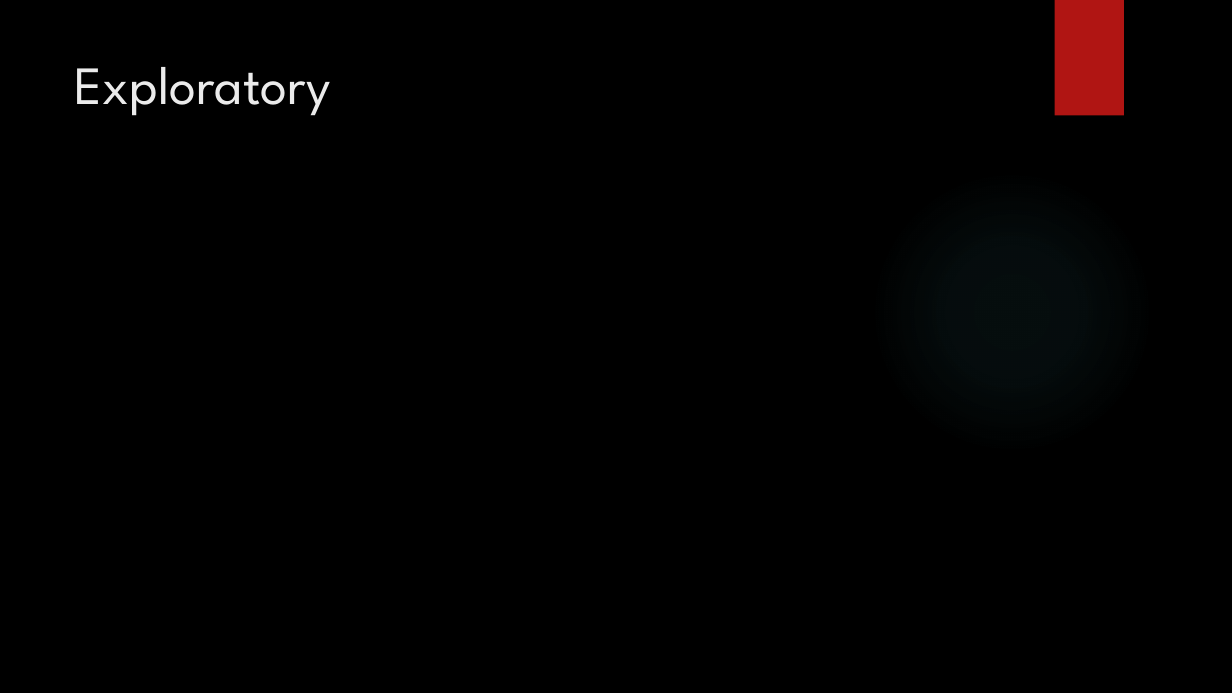
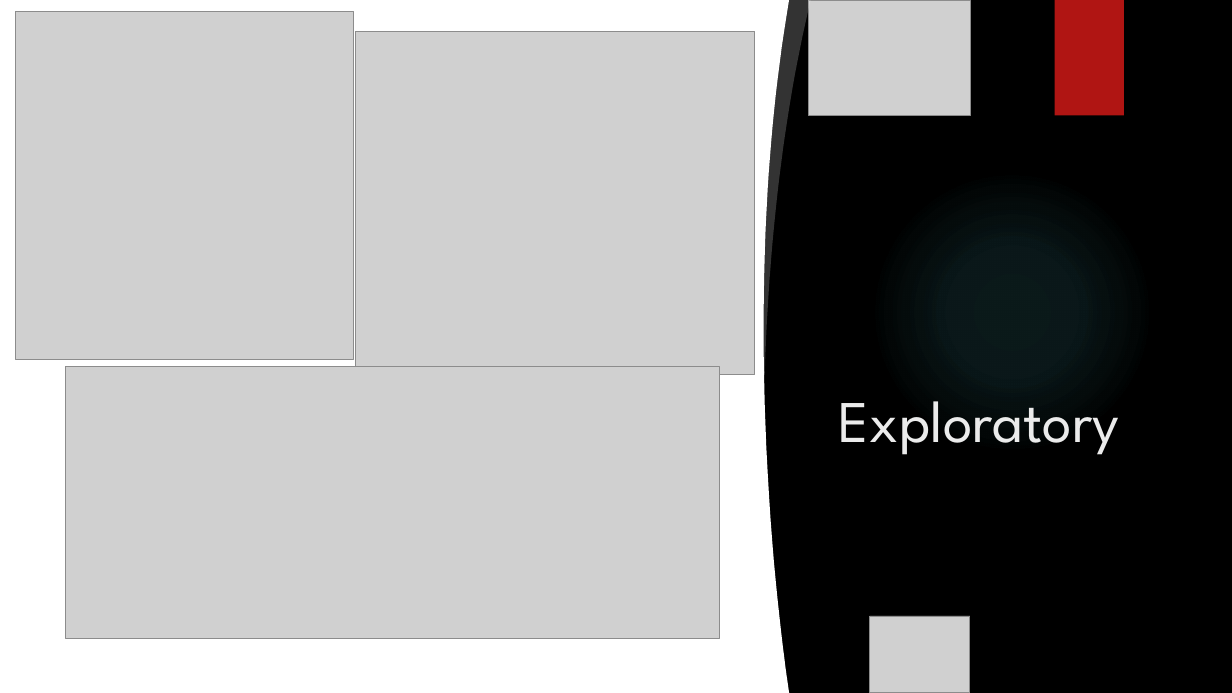
Before and after one commit to DSNeville/Practicum, a slide deck: slide 7 of Predicting Ethereum.pptx (slide 6 before the commit). Drawn at 1232x693 pixels with LibreOffice and Linux fonts; fonts in the diff are those of the drawing; grey boxes stand for pictures; background and template pictures are left out. Boxes give left, top, right and bottom in pixels: in the first picture for what was removed or moved away, otherwise in the second. Text is boxed around its words. In the diff, an @@ line names an element or a change of style, - is before the commit and + after.

```diff
--- a/Predicting Ethereum.pptx
+++ b/Predicting Ethereum.pptx
@@ rectangle added at bbox=[0, 0, 724, 693], fill #FFFFFF @@
@@ picture added at bbox=[16, 11, 354, 360] @@
@@ freeform shape added at bbox=[654, 0, 790, 693], fill #FFFFFF @@
@@ freeform shape added at bbox=[754, 0, 811, 375], fill #FFFFFF at 20% opacity @@
@@ picture added at bbox=[809, 0, 970, 116] @@
@@ picture added at bbox=[355, 31, 754, 375] @@
@@ title "Exploratory": place and size @@
-title "Exploratory" at bbox=[75, 67, 331, 116]
+title "Exploratory" at bbox=[839, 401, 1120, 455]
@@ title "Exploratory" at bbox=[839, 401, 1120, 455]: size 42 to 46 pt; vertical alignment top to bottom @@
@@ ellipse added at bbox=[870, 169, 1154, 454], fill gradient #50B9C1 @@
@@ picture added at bbox=[0, 270, 408, 693] @@
@@ picture added at bbox=[0, 292, 153, 531] @@
@@ picture added at bbox=[66, 367, 720, 639] @@
@@ picture added at bbox=[870, 616, 970, 693] @@
```
Also in this commit, not shown: 3 other slides changed, 10 slides added, 3 slides removed, 4 other files.
